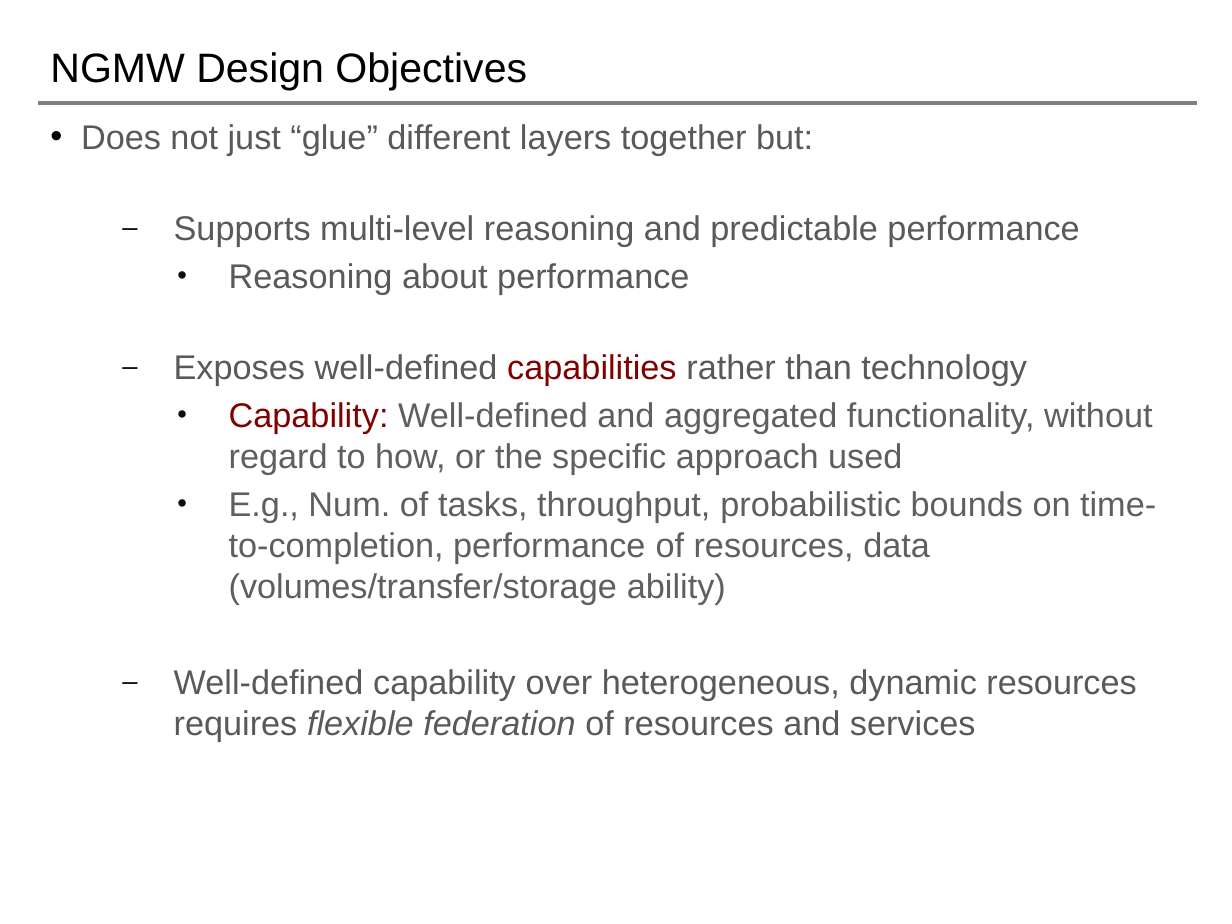
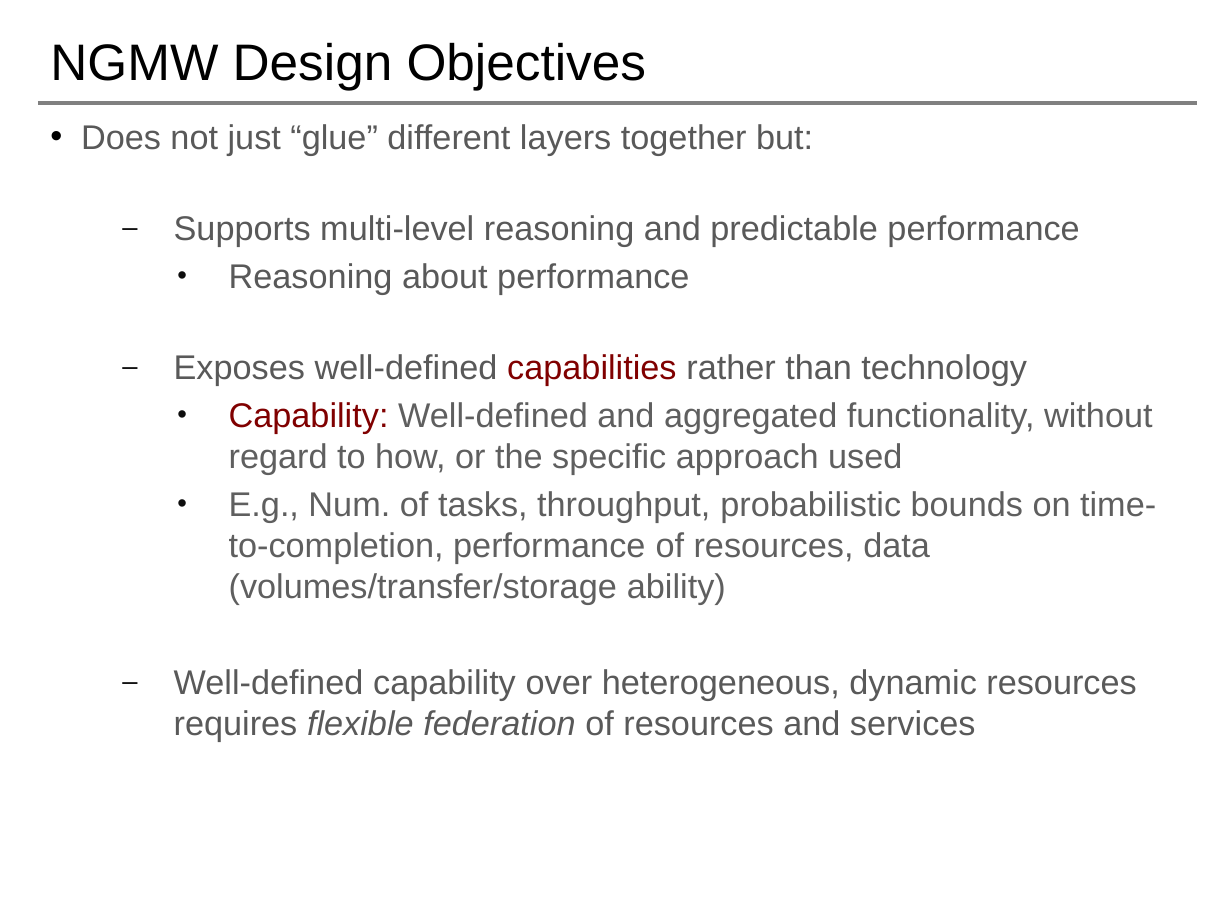
Before and after one commit to saga-project/NGMW, a slide deck: slide 8 of presentations/radical-modsim.pptx. Drawn at 1232x924 pixels with LibreOffice and Linux fonts; fonts in the diff are those of the drawing; background and template pictures are left out. Boxes give left, top, right and bottom in pixels: in the first picture for what was removed or moved away, otherwise in the second. Text is boxed around its words. In the diff, an @@ line names an element or a change of style, - is before the commit and + after.

```diff
--- a/presentations/radical-modsim.pptx
+++ b/presentations/radical-modsim.pptx
@@ title "NGMW Design Objectives" at <box>50,42,646,90</box>: size 24 to 30 pt @@
```
Also in this commit, not shown: 5 other slides changed.
